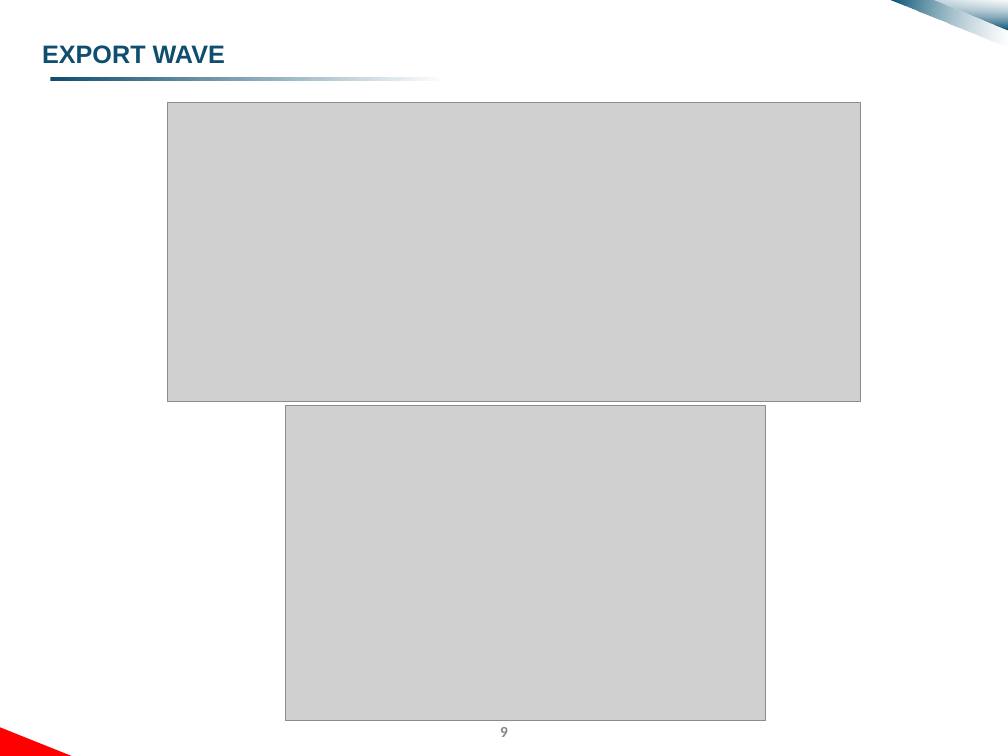
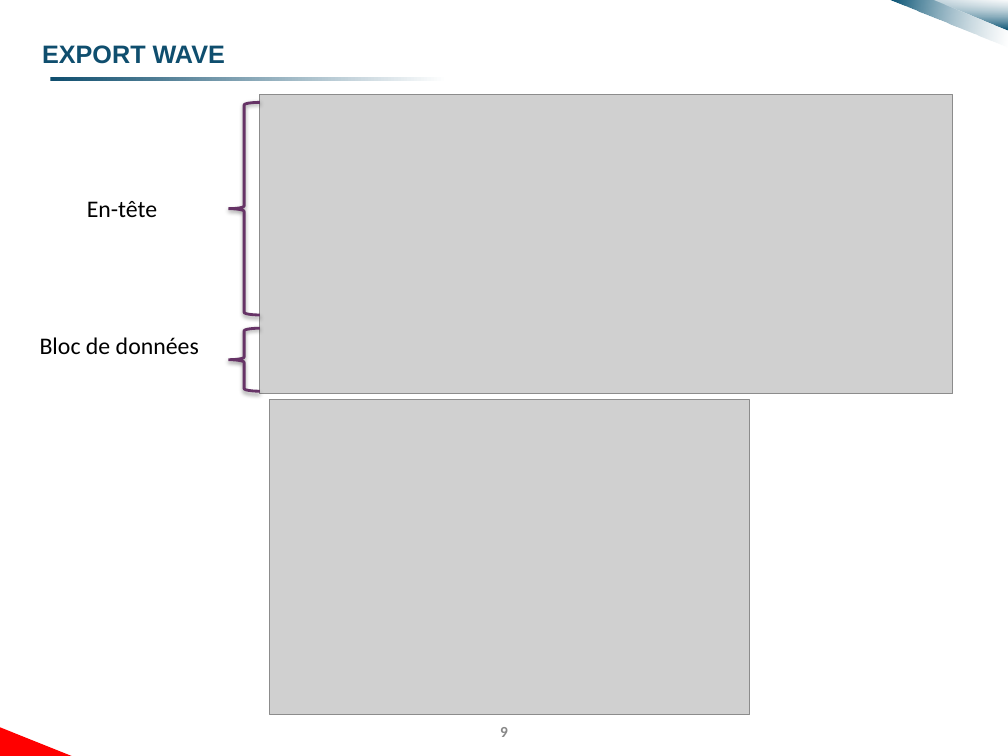
Before and after one commit to Nakio195/GBF_Project, a slide deck: slide 9 of Docs/Rendus/Rendu 3/Rendu 3.pptx. Drawn at 1008x756 pixels with LibreOffice and Linux fonts; fonts in the diff are those of the drawing; grey boxes stand for pictures; background and template pictures are left out. Boxes give left, top, right and bottom in pixels: in the first picture for what was removed or moved away, otherwise in the second. Text is boxed around its words. In the diff, an @@ line names an element or a change of style, - is before the commit and + after.

```diff
--- a/Docs/Rendus/Rendu 3/Rendu 3.pptx
+++ b/Docs/Rendus/Rendu 3/Rendu 3.pptx
@@ left brace added at [229,103,260,316], outline #663366 2 pt @@
@@ picture: place and size @@
-picture at [167,103,861,402]
+picture at [260,95,954,394]
@@ text added at [87,201,158,217], 17 pt, text #000000 @@
+En-tête
@@ left brace added at [229,329,260,392], outline #663366 2 pt @@
@@ text added at [40,337,199,354], 17 pt, text #000000 @@
+Bloc de données
@@ picture: place and size @@
-picture at [285,406,766,722]
+picture at [269,400,750,716]
```
Also in this commit, not shown: 9 other slides changed, 4 slides added.
